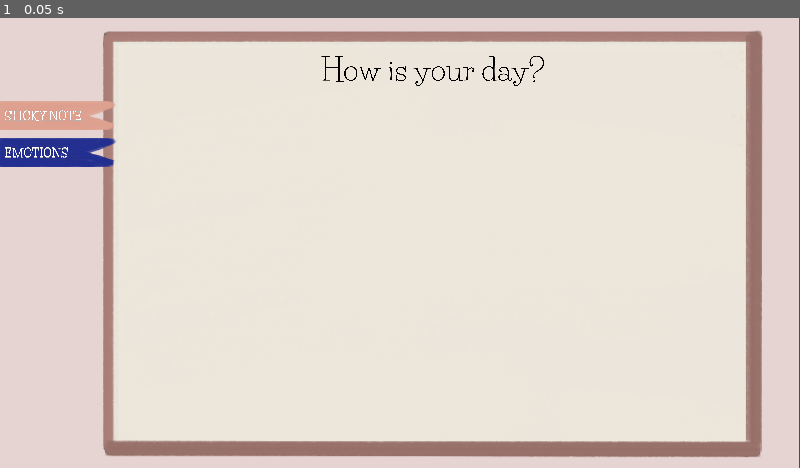
Above: before the commit, frame 1.
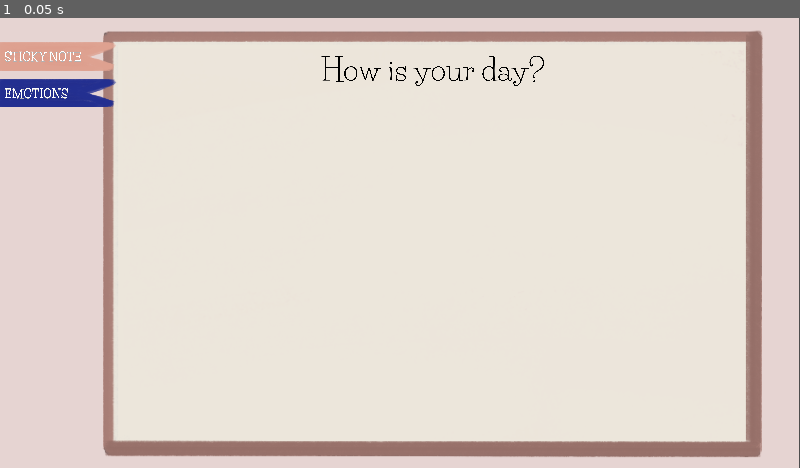
Above: after the commit, the same moment.

Repository: Mistery03/JournalUrLife
Game: Godot game, scene res://scene/billBoard/billBoard.tscn
The game is run twice, just before and just after one commit, with the same random seed, the same clock (stepped at 60 frames per second) and the same inputs. The project has no main scene, so this scene is started directly.
Inputs:
- Up to frame 1 (0.05 s): no input

The runs differ from the first frame. In frame 1, 3.2% of the frame differs, in the area x 0-15%, y 5-34%.

Commit message:
Added slection and interact

Diff:
--- a/journalurlife/scene/billBoard/billBoard.tscn
+++ b/journalurlife/scene/billBoard/billBoard.tscn
@@ -6,6 +6,10 @@
 [ext_resource type="Script" path="res://elements/billBoard/bill_board.gd" id="3_wk68l"]
 [ext_resource type="Texture2D" uid="uid://cg6glkq5tk75d" path="res://asset/texture/bookmark.png" id="4_sa4oa"]
 [ext_resource type="FontFile" uid="uid://d1ooopklpa7mb" path="res://asset/font/LifeSavers-Bold.ttf" id="5_by0vx"]
+[ext_resource type="Texture2D" uid="uid://comxvitipdj44" path="res://asset/texture/selection.png" id="7_tqs6x"]
+
+[sub_resource type="RectangleShape2D" id="RectangleShape2D_6yybw"]
+size = Vector2(195, 48.5714)
 
 [node name="BillBoard" type="Node2D"]
 
@@ -42,16 +46,19 @@
 theme_override_font_sizes/font_size = 72
 text = "How is your day?"
 
-[node name="Bookmarks" type="VBoxContainer" parent="CanvasLayer"]
+[node name="Bookmarks" type="Control" parent="CanvasLayer"]
 custom_minimum_size = Vector2(200, 100)
-offset_top = 200.0
+layout_mode = 3
+anchors_preset = 0
+offset_top = 58.0
 offset_right = 200.0
-offset_bottom = 312.0
+offset_bottom = 170.0
 scale = Vector2(1.4, 1.4)
-theme_override_constants/separation = 14
 
 [node name="StickyNote" type="TextureRect" parent="CanvasLayer/Bookmarks"]
 layout_mode = 2
+offset_right = 200.0
+offset_bottom = 49.0
 texture = ExtResource("4_sa4oa")
 
 [node name="Label" type="Label" parent="CanvasLayer/Bookmarks/StickyNote"]
@@ -71,9 +78,19 @@
 vertical_alignment = 1
 uppercase = true
 
+[node name="Interact" type="Area2D" parent="CanvasLayer/Bookmarks/StickyNote"]
+
+[node name="CollisionShape2D" type="CollisionShape2D" parent="CanvasLayer/Bookmarks/StickyNote/Interact"]
+position = Vector2(97.5, 24.2857)
+scale = Vector2(1, 1)
+shape = SubResource("RectangleShape2D_6yybw")
+
 [node name="Emotion" type="TextureRect" parent="CanvasLayer/Bookmarks"]
 self_modulate = Color(0.156863, 0.290196, 1, 1)
 layout_mode = 2
+offset_top = 63.0
+offset_right = 200.0
+offset_bottom = 112.0
 texture = ExtResource("4_sa4oa")
 
 [node name="Label" type="Label" parent="CanvasLayer/Bookmarks/Emotion"]
@@ -91,3 +108,16 @@
 horizontal_alignment = 1
 vertical_alignment = 1
 uppercase = true
+
+[node name="SelectionMenu" type="Control" parent="CanvasLayer"]
+layout_mode = 3
+anchors_preset = 0
+offset_right = 40.0
+offset_bottom = 40.0
+
+[node name="SelectionBG" type="TextureRect" parent="CanvasLayer/SelectionMenu"]
+offset_left = -638.0
+offset_top = -1.0
+offset_right = 1.0
+offset_bottom = 1081.0
+texture = ExtResource("7_tqs6x")
Binary file added: journalurlife/asset/texture/selection.png
Not shown, added: journalurlife/asset/texture/selection.png.import
Not shown: 1 places in journalurlife/scene/billBoard/billBoard.tscn that only renumber resources
